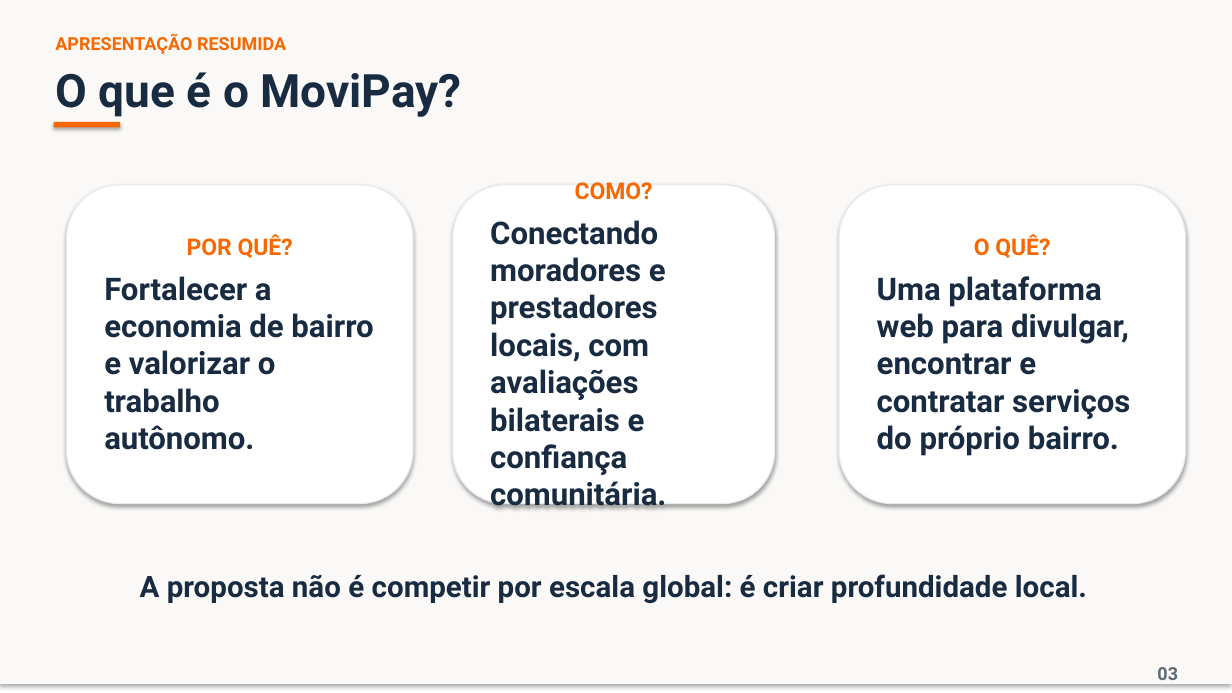
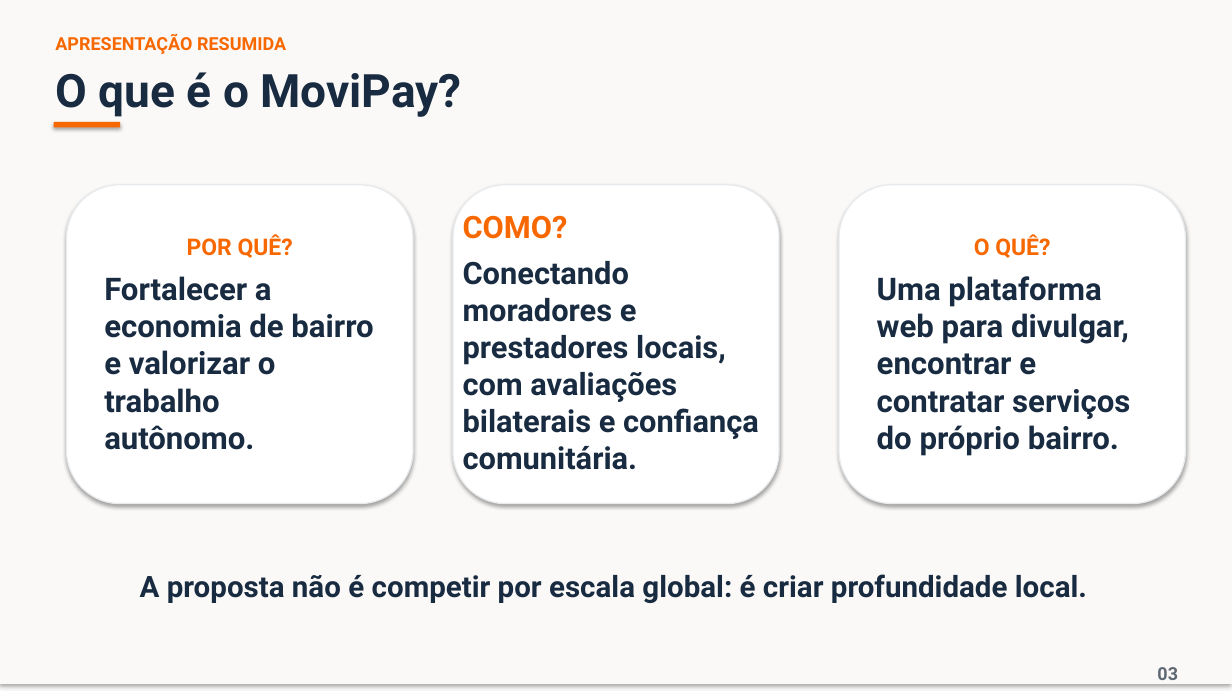
Before and after one commit to Nycollealves/documento_tcc, a slide deck: slide 3 of Apresentacao_TCC_MoviPay_Auditorio.pptx. Drawn at 1232x693 pixels with LibreOffice and Linux fonts; fonts in the diff are those of the drawing. Boxes give left, top, right and bottom in pixels: in the first picture for what was removed or moved away, otherwise in the second. Text is boxed around its words. In the diff, an @@ line names an element or a change of style, - is before the commit and + after.

```diff
--- a/Apresentacao_TCC_MoviPay_Auditorio.pptx
+++ b/Apresentacao_TCC_MoviPay_Auditorio.pptx
@@ rounded rectangle: place and size @@
-rounded rectangle at [453, 185, 775, 504]
+rounded rectangle at [453, 185, 779, 504]
@@ text in rounded rectangle at [490, 182, 666, 509]: text removed @@
-COMO?
-Conectando moradores e prestadores locais, com avaliações bilaterais e confiança comunitária.
@@ text added at [463, 215, 759, 470], 24 pt, text #182B41, bold @@
+COMO?
+Conectando moradores e prestadores locais, com avaliações bilaterais e confiança comunitária.
```
Also in this commit, not shown: 8 other slides changed.
